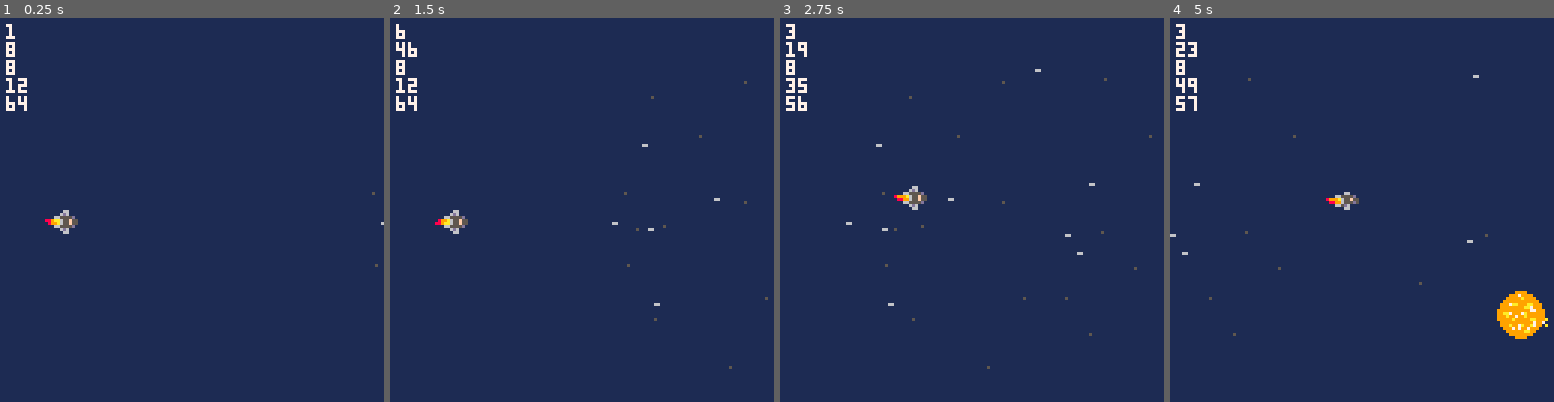
Above: before the commit, frames 1-4 (left to right).
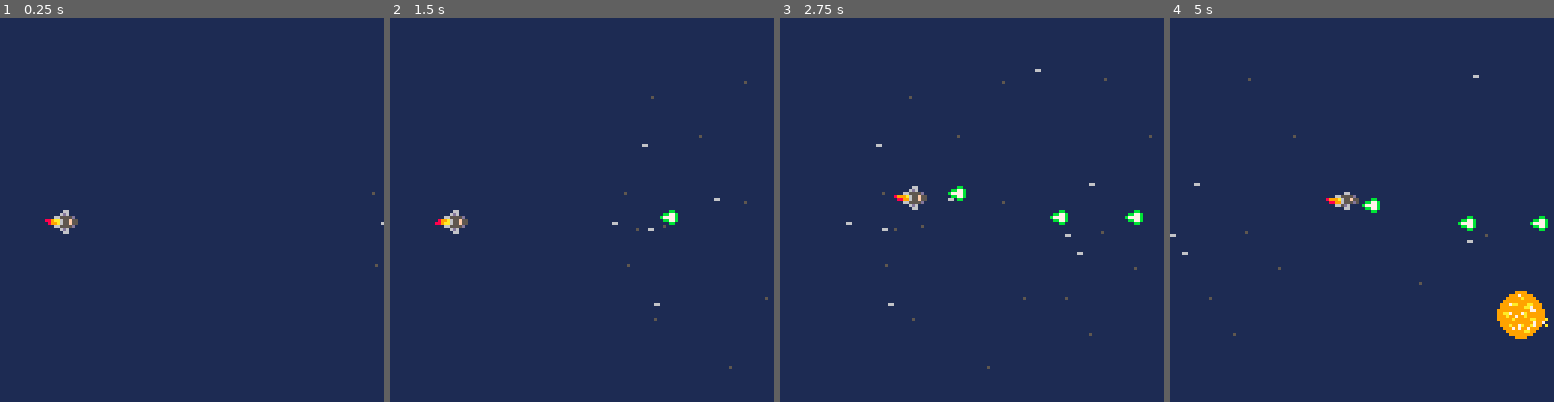
Above: after the commit, the same moments.

Repository: Loquicom/pico-8
Game: PICO-8 cartridge games/sp8ce-em-up.p8
Same seed, same stepped clock (60 frames per second), same inputs: the game is played once before the commit and once after it.
Inputs:
- Up to frame 1 (0.25 s): no input
- Up to frame 2 (1.5 s): tap O (Z key) at 0.7 s
- Up to frame 3 (2.75 s): hold Right 1.6-2.1 s; tap O (Z key) at 1.7, 2.1, 2.5 s; hold Up 2.15-2.42 s; hold Right from 2.47 s (still down)
- Up to frame 4 (5 s): tap O (Z key) every 0.4 s from 2.9 to 4.9 s; release Right at 3.03 s; hold Left 3.08-3.58 s; hold Down 3.63-3.97 s; hold Right 4.02-4.68 s; hold Up from 4.73 s (still down)

The runs differ from the first frame. In frame 1, 0.4% of the frame differs, in the area x 1-8%, y 1-25%; in frame 2, 0.6%; in frame 3, 0.9%, in the area x 1-95%, y 1-54%; in frame 4, 0.9%.

Commit message:
Sp8ce-em-up v6

Diff:
--- a/games/sp8ce-em-up.p8
+++ b/games/sp8ce-em-up.p8
@@ -12,7 +12,7 @@
 function _update()
 	update_timer()
 	update_ground()
-	move_player()
+	update_player()
 end
 
 function _draw()
@@ -33,6 +33,12 @@
 	player.y = 64
 	player.speed = 2
 	player.thruster = animate({16,17,18,19,32,33,34,35}, 8, player.x-6, player.y)
+	player.bullets = {}
+end
+
+function update_player()
+	move_player()
+	update_bullets()
 end
 
 function move_player()
@@ -63,10 +69,30 @@
 	player.y += y
 	player.thruster.x = player.x - 6
 	player.thruster.y = player.y + thrusterOffset
+	-- Manage out of the map
+	if (player.x < 0) player.x = 0
+	if (player.x > 120) player.x = 120
+	if (player.y > 127) player.y = -7
+	if (player.y < -7) player.y = 127
+end
+
+function update_bullets()
+	if (btnp(4)) then
+		add(player.bullets, {x=player.x,y=player.y,speed=3,sprite=49})
+	end
+	for bullet in all(player.bullets) do
+		bullet.x += bullet.speed
+		if (bullet.x > 136) del(player.bullets, bullet)
+	end
 end
 
 function draw_player()
-	spr(player.sprite,player.x,player.y)
+	-- Bullets
+	for bullet in all(player.bullets) do
+		spr(bullet.sprite, bullet.x, bullet.y)
+	end
+	-- Player
+	spr(player.sprite, player.x, player.y)
 end
 
 -->8
@@ -174,12 +200,6 @@
 function draw_timer()
 	-- Draw animation
 	for animation in all(animations) do
-		print(animation.index,2,2,7)
-		print(animation.time,2,8,7)
-		print(animation.duration,2,14,7)
-		print(animation.x,2,20,7)
-		print(animation.y,2,26,7)
-
 		spr(animation.sprites[animation.index], animation.x, animation.y)
 	end
 end
@@ -192,12 +212,12 @@
 
 __gfx__
 00000000000660000000000000066000000000000000000000000000000000000000000000000000000000000000000000000077770000000000009999000000
-00000000006d600000000000665555d00000000000000000000000000000000000000000000000000000000000a0a0000000cccccccc00000000999799990000
-00700700665555d00006600000655f550000000000000000000000000000000000000000000000000000000000070000000cccccccccc00000099999a9999000
-0007700000655f55665d6000006555d500000000000000000000000000000000000000000000000000c0c00000a0a00000cccccccbcccc000099999999999900
-0007700000655f55006555d5665d600000000000000000000000000000000000000000000000000000070000000000000cccccccccccccc009997aa999aa9990
-00700700665555d000655f550006600000000000000000000000000000000000000000000000000000c0c000000000000ccbbccccbbbccc0099999999aa79990
-00000000006d6000665555d0000000000000000000000000000000000000000000000000000000000000000000000000cccbbcccbbbbcccc9999999999977999
+00670000006d600000000000665555d00000000000000000000000000000000000000000000000000000000000a0a0000000cccccccc00000000999799990000
+06700000665555d00006600000655f550000000000000000000000000000000000000000000000000000000000070000000cccccccccc00000099999a9999000
+0777777600655f55665d6000006555d500000000000000000000000000000000000000000000000000c0c00000a0a00000cccccccbcccc000099999999999900
+6777600000655f55006555d5665d600000000000000000000000000000000000000000000000000000070000000000000cccccccccccccc009997aa999aa9990
+67777000665555d000655f550006600000000000000000000000000000000000000000000000000000c0c000000000000ccbbccccbbbccc0099999999aa79990
+06776000006d6000665555d0000000000000000000000000000000000000000000000000000000000000000000000000cccbbcccbbbbcccc9999999999977999
 000000000006600000066000000000000000000000000000000000000000000000000000000000000000000000000000cccbccbcbbcccbcc99aa79997a999999
 000000000000000000000000000000000000000000000000000000000000000000000000000000000000000000000000cbcbbcccccccbccc999a99799a999999
 000000000000000000000000000000000000000000000000000000000000000000000000000000000000000000000000cccbbcccbbcccccc99999a99999aa999
@@ -215,11 +235,11 @@
 0000000000000000000000000000000000000000000000000000000000000000000000000000000007767777767777700888888880800880022222222222ee20
 0000000000000000000000000000000000000000000000000000000000000000000000000000000077777767777677778888888880008888222d2222d22eee22
 000000000000000000000000000000000000000000000000000000000000000000000000000000007777777767777677888888888808888822dd222dd2eee222
-00000000000000000000000000000000000000000000000000000000000000000000000000000000777767777777777788888888888888882dd222d22eee2dd2
-00000000000000000000000000000000000000000000000000000000000000000000000000000000777777777767777788888888888888882dd22222eee2dd22
-00000000000000000000000000000000000000000000000000000000000000000000000000000000076777777777677008888888888888800222222eee2dd220
-0000000000000000000000000000000000000000000000000000000000000000000000000000000007777677677777700888888888888880022222eee2222220
-00000000000000000000000000000000000000000000000000000000000000000000000000000000007777777777770000888888888888000e22eeee22222200
-00000000000000000000000000000000000000000000000000000000000000000000000000000000000777767767700000088888888880000eeeeeedd2222000
+0bbbb000000bb000000bb00000bbb000000000000000000000000000000000000000000000000000777767777777777788888888888888882dd222d22eee2dd2
+b7777b000bb77b0000b7b0000b777b00000000000000000000000000000000000000000000000000777777777767777788888888888888882dd22222eee2dd22
+0bbbb000b7777b000b7b000000b77b00000000000000000000000000000000000000000000000000076777777777677008888888888888800222222eee2dd220
+000000000bb77b00b7b000000b7b7b0000000000000000000000000000000000000000000000000007777677677777700888888888888880022222eee2222220
+00000000000bb000bb000000b7b0b000000000000000000000000000000000000000000000000000007777777777770000888888888888000e22eeee22222200
+0000000000000000000000000b000000000000000000000000000000000000000000000000000000000777767767700000088888888880000eeeeeedd2222000
 000000000000000000000000000000000000000000000000000000000000000000000000000000000000777777770000000088888888000000eee2dd22220000
 00000000000000000000000000000000000000000000000000000000000000000000000000000000000000777700000000000088880000000000002222000000
